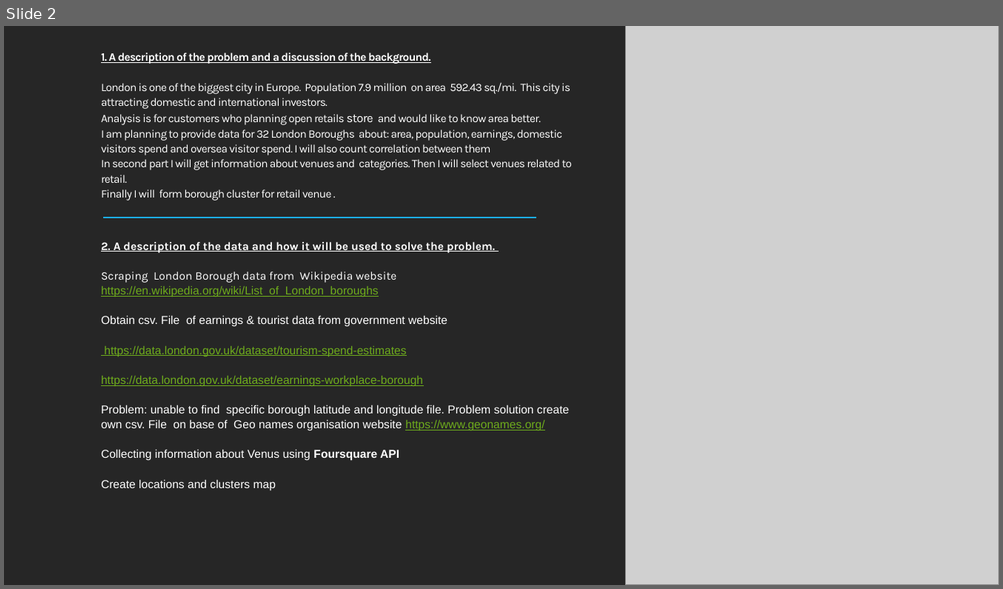
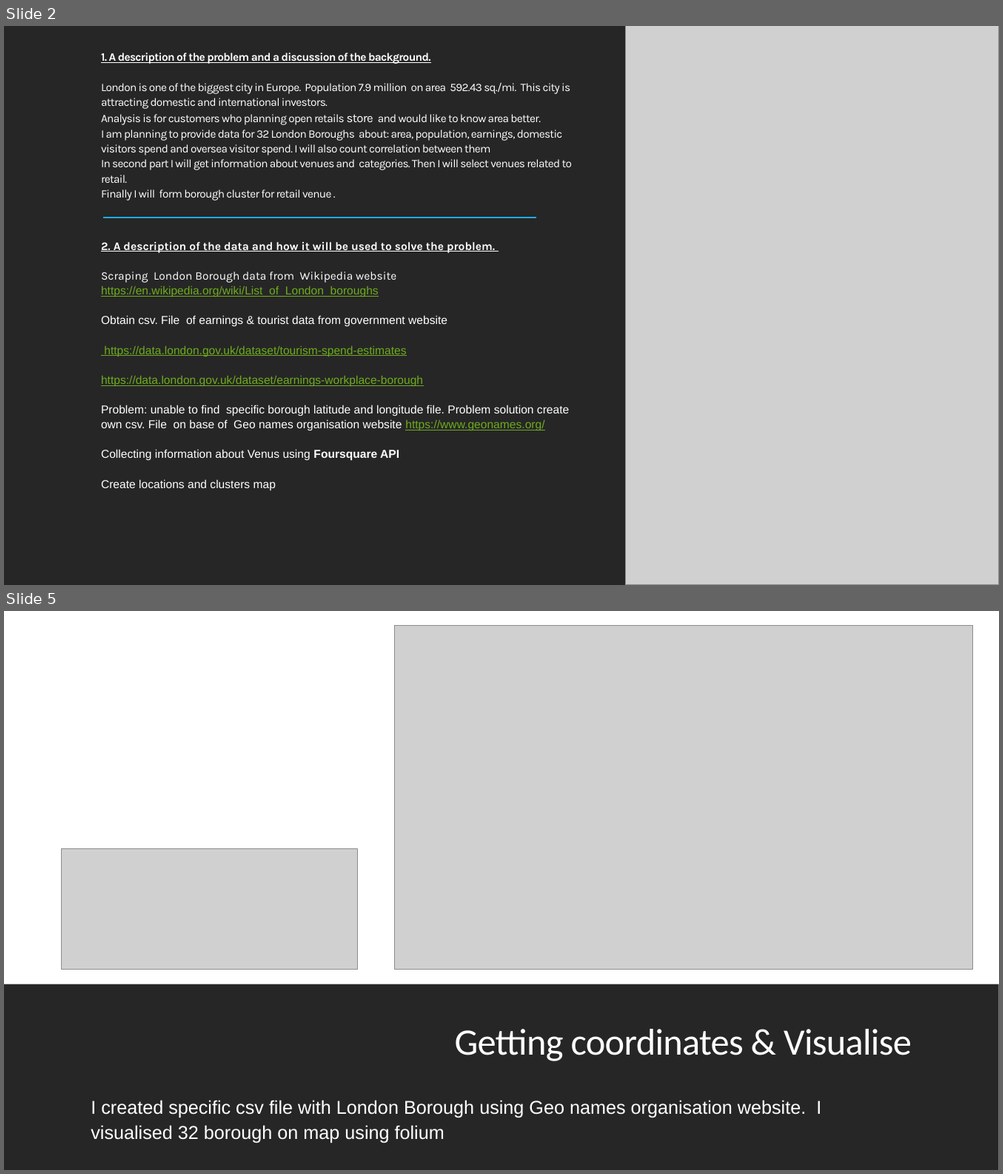
Before and after one commit to MC-01/notebook, a slide deck: Location for new Retail Business London Borough Analysis.pptx. Shown one above the other, each under a label of ours: slide 2 before the commit, slides 2 and 5 after it; the slides between them are not shown. The pictures are 1003x589 and 1003x1174 pixels, drawn with LibreOffice and Linux fonts; fonts in the diff are those of the drawing; grey boxes stand for pictures. Boxes give left, top, right and bottom in pixels: in the first picture for what was removed or moved away, otherwise in the second. Text is boxed around its words. In the diff, an @@ line names an element or a change of style, - is before the commit and + after.

```diff
--- a/Location for new Retail Business London Borough Analysis.pptx
+++ b/Location for new Retail Business London Borough Analysis.pptx
@@ slide 5 added at <box>4,611,999,1170</box>, background #FFFFFF @@
@@ picture added at <box>395,626,973,970</box> @@
@@ picture added at <box>62,849,358,970</box> @@
@@ rectangle added at <box>4,985,999,1170</box>, fill #262626 @@
@@ title added at <box>455,1029,911,1062</box>, 36 pt, text #FFFFFF @@
+Getting coordinates & Visualise
@@ text added at <box>91,1100,821,1143</box>, 18 pt, text #FFFFFF @@
+I created specific csv file with London Borough using Geo names organisation website. I visualised 32 borough on map using folium
```
Also in this commit, not shown: 7 other slides added, 1 slide removed.
